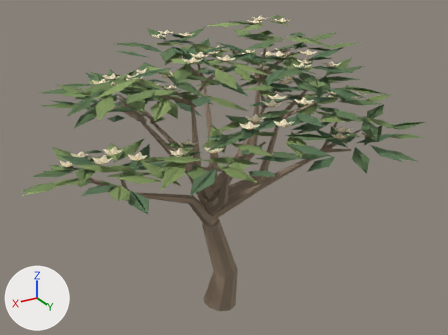
The glTF model 网页内容/源码/public/plant-art/Frangipani_LOD1.glb: old version first, new version second.
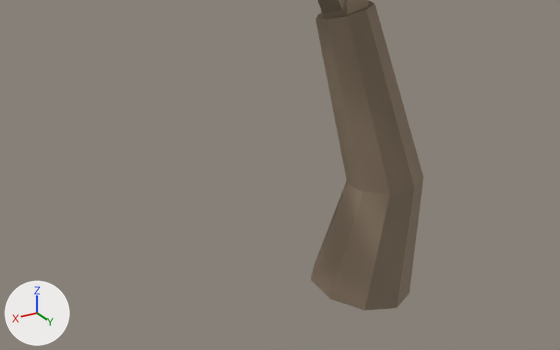
Each version appears first whole from a 50 mm lens placed at (6.63, 11.27, 9.27), pointed at (-0.1, 0.06, 3.66), and next in a close-up from a 50 mm lens placed at (3.43, 4.44, 3.35), pointed at (0.45, -0.53, 0.87). The lights are fixed; the arrows at lower left show +X, +Y and +Z. The first two pictures are the older version. Vertices at exactly the same position are counted once.

The older version as bpy lines, for what is in view:
```python
me_frangipani_lod1 = bpy.data.meshes.new('Frangipani_LOD1')
me_frangipani_lod1.from_pydata(...)  # 3567 vertices, 3174 faces; spans x -4.13..4.64, y -4.1..4.05, z -0.07..6.87
me_frangipani_lod1.materials.append(mat_island_foliage)
ob_frangipani_lod1 = bpy.data.objects.new('Frangipani_LOD1', me_frangipani_lod1)
ob_frangipani_lod1.location = (0.0, 0.0, 0.0)
```
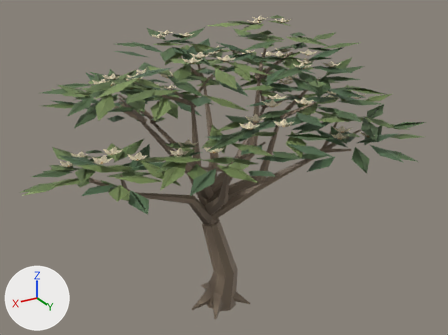
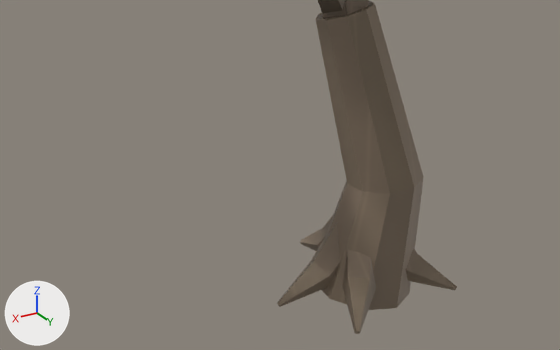
Pixel boxes (x1, y1, x2, y2) of what changed, in the close-ups (560 x 350 px):
'Frangipani_LOD1', reshaped
    before: (311, 0, 424, 310)
    after: (277, 0, 457, 334)
part 1 of me_frangipani_lod1, added (brown)
    after: (277, 222, 340, 307)
part 2 of me_frangipani_lod1, added (brown)
    after: (406, 248, 457, 290)
part 3 of me_frangipani_lod1, added
    after: (300, 216, 333, 251)
part 4 of me_frangipani_lod1, added (brown)
    after: (342, 249, 376, 334)
part 5 of me_frangipani_lod1, recoloured
    both: (318, 0, 371, 20)

The edits, one by one:
me_frangipani_lod1 is used by ob_frangipani_lod1; location (0.0, 0.0, 0.0).
me_frangipani_lod1 had 3567 vertices, 3174 faces and spanned x -4.13..4.64, y -4.1..4.05, z -0.07..6.87.
me_frangipani_lod1 now has 3627 vertices, 3266 faces and spans x -4.13..4.64, y -4.1..4.05, z -0.07..6.87.
me_frangipani_lod1 part 1: a new loose piece of 15 vertices spanning x -0.11..0.79, y -0.17..0.17, z 0.02..0.76, in mat_island_foliage.
me_frangipani_lod1 part 2: a new loose piece of 15 vertices spanning x -0.59..0.15, y -0.15..0.54, z 0.02..0.76, in mat_island_foliage.
me_frangipani_lod1 part 3: a new loose piece of 15 vertices spanning x -0.15..0.18, y -0.79..0.13, z 0.02..0.76, in mat_island_foliage.
me_frangipani_lod1 part 4: a new loose piece of 15 vertices spanning x -0.15..0.49, y -0.15..0.63, z 0.02..0.74, in mat_island_foliage.
me_frangipani_lod1 part 5: 2308 kept faces spanning x -4.13..4.47, y -4.1..3.75, z 2.14..6.87 get new vertex colours.
